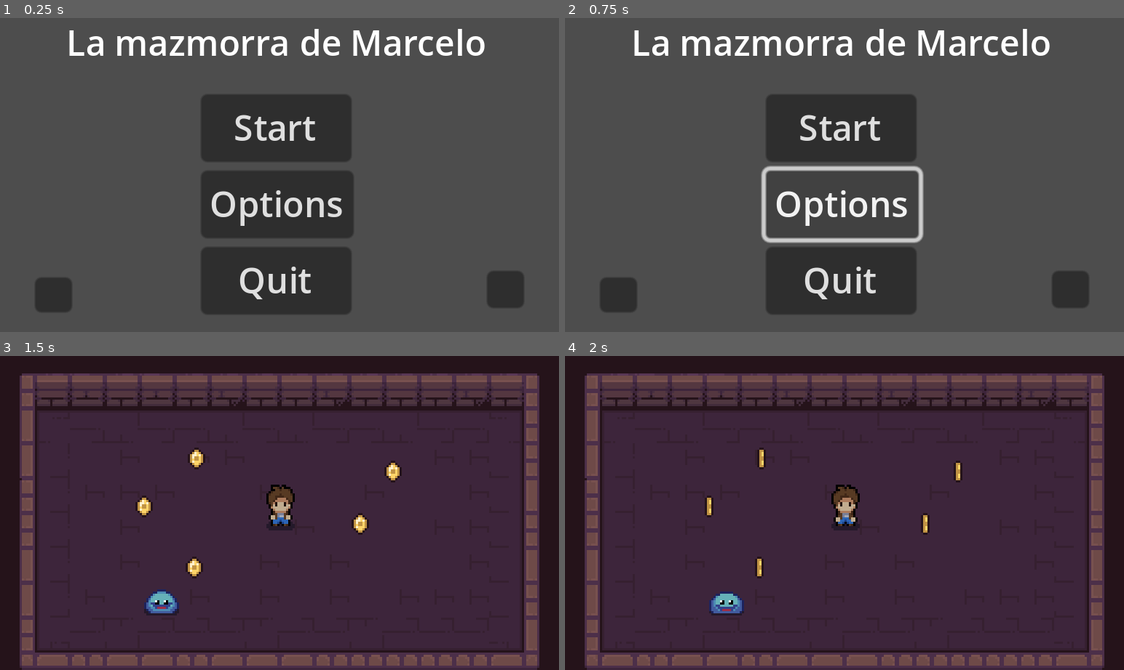
Above: before the commit, frames 1-4 (two rows, left to right).
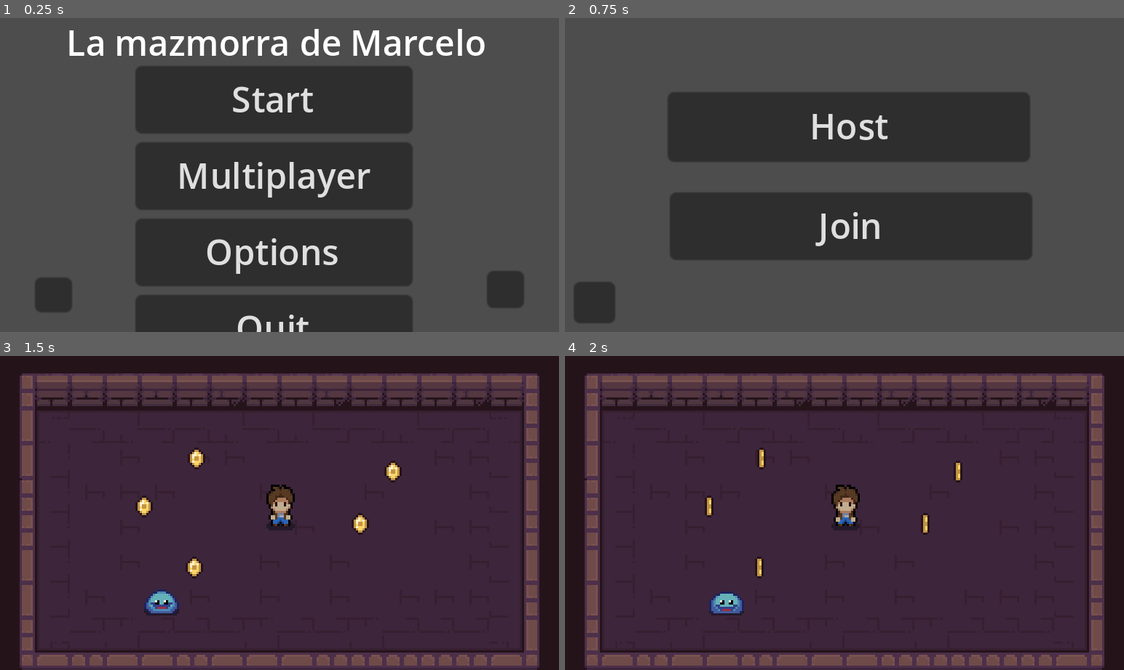
Above: after the commit, the same moments.

Repository: alvarolh33/marcelo
Game: Godot game, scene res://scenes/menu.tscn
Same seed, same stepped clock (60 frames per second), same inputs: the game is played once before the commit and once after it.
Inputs (mouse positions are in pixels of both pictures, inside the frame that each line leads up to):
- Up to frame 1 (0.25 s): no input
- Up to frame 2 (0.75 s): click (838, 175) at 0.5 s, where only the run after the commit has a clickable "Multiplayer"
- Up to frame 3 (1.5 s): click (285, 465) at 1.25 s, where only the run after the commit has a clickable "Host"
- Up to frame 4 (2 s): no input

The runs differ from the first frame. In frame 1, 26% of the frame differs, in the area x 24-74%, y 15-100%; in frame 2, 28%, in the area x 1-94%, y 3-97%; in frame 3, nothing differs; in frame 4, nothing differs.

Commit message:
Creacion opción multijugador

Diff:
--- a/scenes/menu.tscn
+++ b/scenes/menu.tscn
@@ -18,14 +18,18 @@
 anchor_top = -0.135
 anchor_right = 1.0
 anchor_bottom = -0.135
-offset_left = -164.025
-offset_top = 54.215
-offset_right = -94.025
-offset_bottom = 155.215
+offset_left = -194.0
+offset_top = 41.44
+offset_right = -67.0
+offset_bottom = 177.44
 
 [node name="Start" type="Button" parent="VBoxContainer"]
 layout_mode = 2
 text = "Start"
+
+[node name="Multiplayer" type="Button" parent="VBoxContainer"]
+layout_mode = 2
+text = "Multiplayer"
 
 [node name="Options" type="Button" parent="VBoxContainer"]
 layout_mode = 2
@@ -63,8 +67,9 @@
 offset_right = 240.0
 offset_bottom = 133.0
 
+[connection signal="pressed" from="VBoxContainer/Start" to="." method="_on_start_button_pressed"]
 [connection signal="pressed" from="VBoxContainer/Start" to="." method="_on_start_pressed"]
-[connection signal="pressed" from="VBoxContainer/Start" to="." method="_on_start_button_pressed"]
+[connection signal="pressed" from="VBoxContainer/Multiplayer" to="." method="_on_multiplayer_pressed"]
 [connection signal="pressed" from="VBoxContainer/Exit" to="." method="_on_exit_pressed"]
 [connection signal="pressed" from="Profile" to="." method="_on_profile_pressed"]
 [connection signal="pressed" from="Languages" to="." method="_on_languages_pressed"]
--- /dev/null
+++ b/scenes/multiplayer.tscn
@@ -0,0 +1,30 @@
+[gd_scene load_steps=2 format=3 uid="uid://bvrp2ve2wlfre"]
+
+[ext_resource type="Script" path="res://scripts/multiplayer.gd" id="1_4ioe7"]
+
+[node name="Multiplayer" type="Node2D"]
+script = ExtResource("1_4ioe7")
+
+[node name="Host" type="Button" parent="."]
+offset_left = 47.0
+offset_top = 34.0
+offset_right = 213.0
+offset_bottom = 66.0
+text = "Host"
+
+[node name="Join" type="Button" parent="."]
+offset_left = 48.0
+offset_top = 80.0
+offset_right = 214.0
+offset_bottom = 111.0
+text = "Join"
+
+[node name="Return to menu" type="Button" parent="."]
+offset_left = 4.0
+offset_top = 121.0
+offset_right = 23.0
+offset_bottom = 140.0
+
+[connection signal="pressed" from="Host" to="." method="_on_host_pressed"]
+[connection signal="pressed" from="Join" to="." method="_on_join_pressed"]
+[connection signal="pressed" from="Return to menu" to="." method="_on_exit_pressed"]
--- a/scripts/menu.gd
+++ b/scripts/menu.gd
@@ -2,6 +2,9 @@
 
 func _on_start_pressed():
 	get_tree().change_scene_to_file("res://scenes/level.tscn")
+
+func _on_multiplayer_pressed():
+	get_tree().change_scene_to_file("res://scenes/multiplayer.tscn")
 
 func _on_exit_pressed():
 	get_tree().quit()
@@ -9,6 +12,5 @@
 func _on_languages_pressed():
 	get_tree().change_scene_to_file("res://scenes/languages.tscn")
 
-
 func _on_profile_pressed():
 	get_tree().change_scene_to_file("res://scenes/profile.tscn")
--- /dev/null
+++ b/scripts/multiplayer.gd
@@ -0,0 +1,10 @@
+extends Node2D
+
+func _on_host_pressed():
+	get_tree().change_scene_to_file("res://scenes/level.tscn")
+
+func _on_join_pressed():
+	get_tree().change_scene_to_file("res://scenes/level.tscn")
+
+func _on_exit_pressed():
+	get_tree().change_scene_to_file("res://scenes/menu.tscn")
